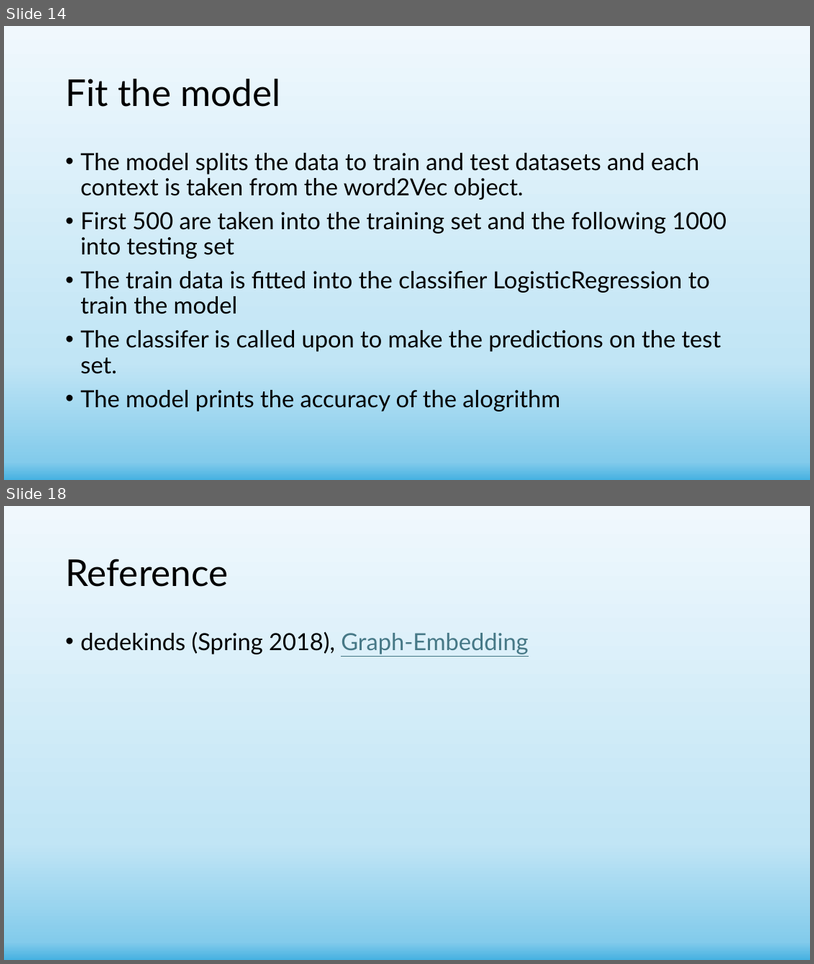
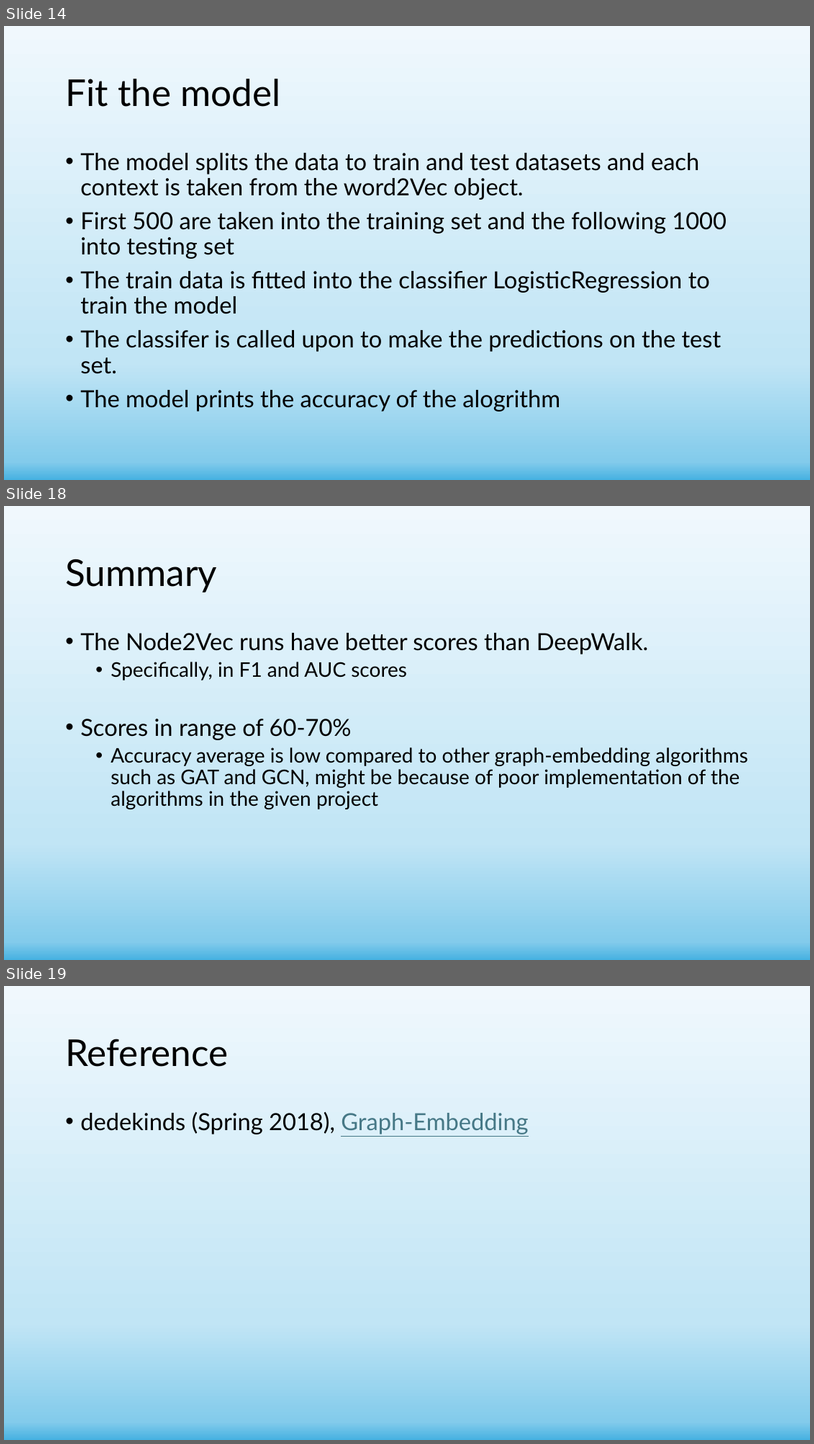
Before and after one commit to shachar700/Graph-Embedding, a slide deck: doc/Graph-Embedding Presentation.pptx. Shown one above the other, each under a label of ours: slides 14 and 18 before the commit, slides 14, 18 and 19 after it; the slides between them are not shown. The pictures are 814x964 and 814x1444 pixels, drawn with LibreOffice and Linux fonts; fonts in the diff are those of the drawing. Boxes give left, top, right and bottom in pixels: in the first picture for what was removed or moved away, otherwise in the second. Text is boxed around its words. In the diff, an @@ line names an element or a change of style, - is before the commit and + after.

```diff
--- a/doc/Graph-Embedding Presentation.pptx
+++ b/doc/Graph-Embedding Presentation.pptx
@@ slide 18 added at <box>4,506,810,960</box>, background gradient #F0F8FD to #C1E5F5 to #83CBEB to #46B1E1 @@
@@ title added at <box>65,559,217,592</box>, 44 pt, text #000000 @@
+Summary
@@ text added at <box>80,633,748,809</box>, 24 pt, text #000000 @@
+• The Node2Vec runs have better scores than DeepWalk.
+  • Specifically, in F1 and AUC scores
+• Scores in range of 60-70%
+  • Accuracy average is low compared to other graph-embedding algorithms such as GAT and GCN, might be because of poor implementation of the algorithms in the given project
@@ what was slide 18 is now slide 19 @@
```
Also in this commit, not shown: 6 slides changed, 1 other slide added, 1 slide removed, 10 other files.
